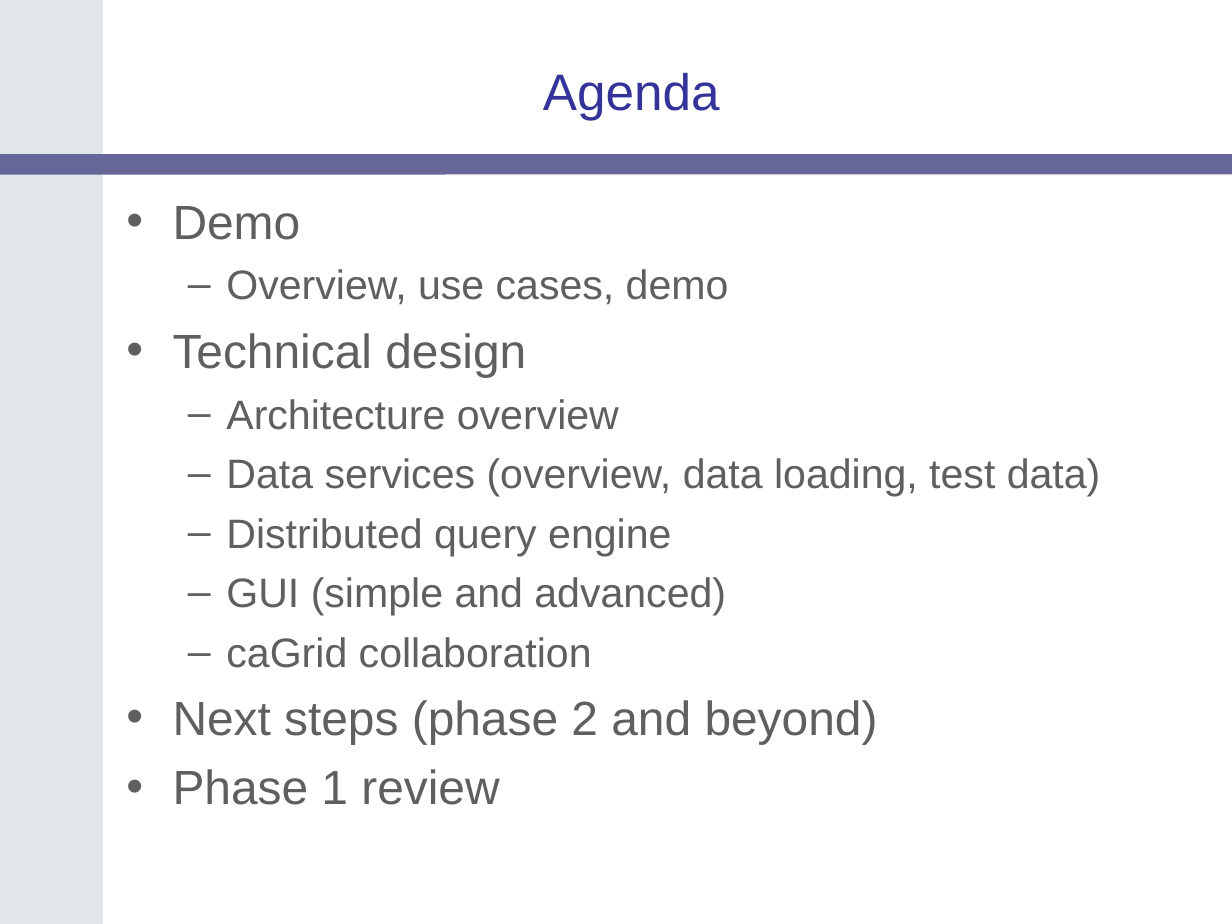
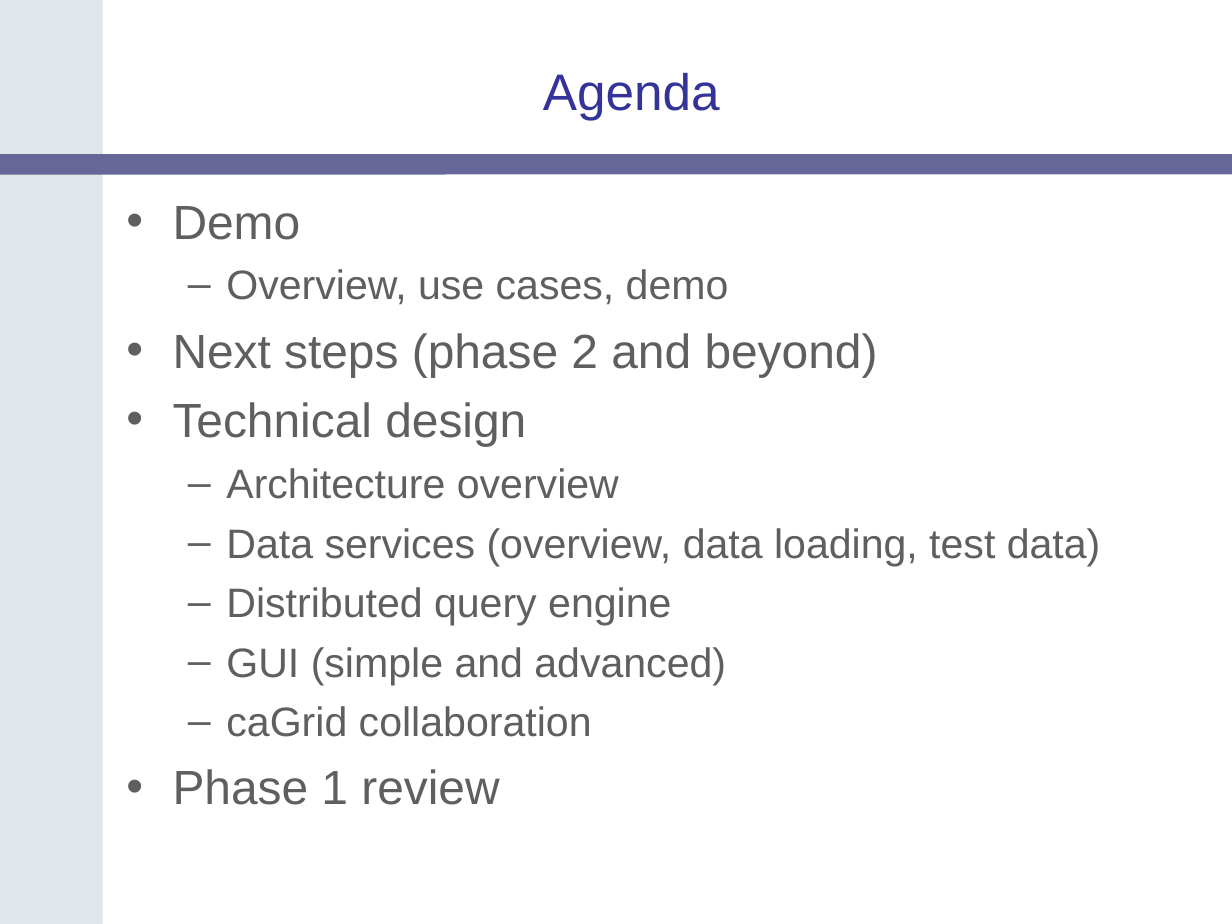
Before and after one commit to NCIP/catrip, a slide deck: slide 2 of catrip/documentation/presentations/catrip_beta_demo_2006_11_01/catrip_demo_2006_11_01.ppt. Drawn at 1232x924 pixels with LibreOffice and Linux fonts; fonts in the diff are those of the drawing; background and template pictures are left out. Boxes give left, top, right and bottom in pixels: in the first picture for what was removed or moved away, otherwise in the second. Text is boxed around its words. In the diff, an @@ line names an element or a change of style, - is before the commit and + after.

```diff
--- a/catrip/documentation/presentations/catrip_beta_demo_2006_11_01/catrip_demo_2006_11_01.ppt
+++ b/catrip/documentation/presentations/catrip_beta_demo_2006_11_01/catrip_demo_2006_11_01.ppt
@@ text at bbox=[173, 333, 878, 377]: paragraph added @@
+• Next steps (phase 2 and beyond)
@@ text at bbox=[173, 700, 878, 744]: paragraph removed @@
-• Next steps (phase 2 and beyond)
```
Also in this commit, not shown: 15 other slides changed, 12 slides added, 2 slides removed.
